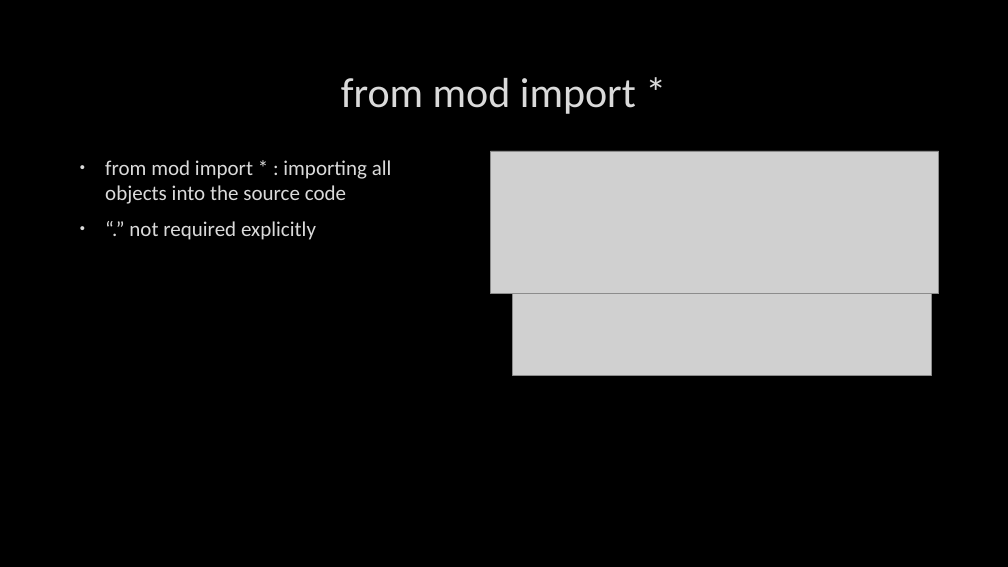
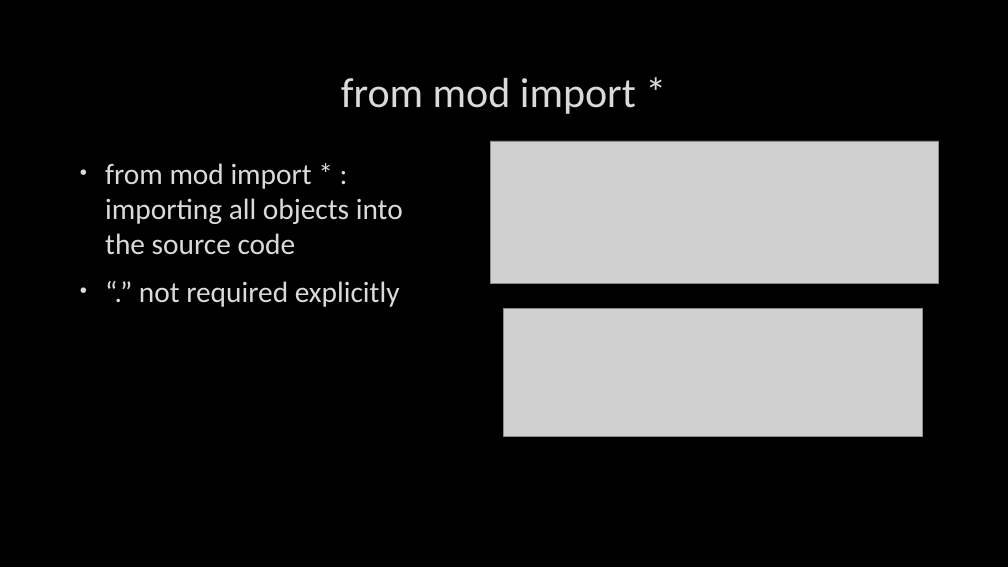
Before and after one commit to msiahaan/Python101, a slide deck: slide 5 of Python101_03_Fungsi-Import.pptx (slide 4 before the commit). Drawn at 1008x567 pixels with LibreOffice and Linux fonts; fonts in the diff are those of the drawing; grey boxes stand for pictures; background and template pictures are left out. Boxes give left, top, right and bottom in pixels: in the first picture for what was removed or moved away, otherwise in the second. Text is boxed around its words. In the diff, an @@ line names an element or a change of style, - is before the commit and + after.

Commit message:
Add slides about objects

```diff
--- a/Python101_03_Fungsi-Import.pptx
+++ b/Python101_03_Fungsi-Import.pptx
@@ picture: place and size @@
-picture at [491,151,939,294]
+picture at [491,141,939,284]
@@ text "from mod import * : ..." at [105,163,403,307]: size 20 to 28 pt; more space between paragraphs @@
@@ picture: place and size @@
-picture at [513,247,932,376]
+picture at [504,309,923,437]
```
Also in this commit, not shown: 2 other slides changed, 2 slides added, 1 slide removed, 2 other files.
